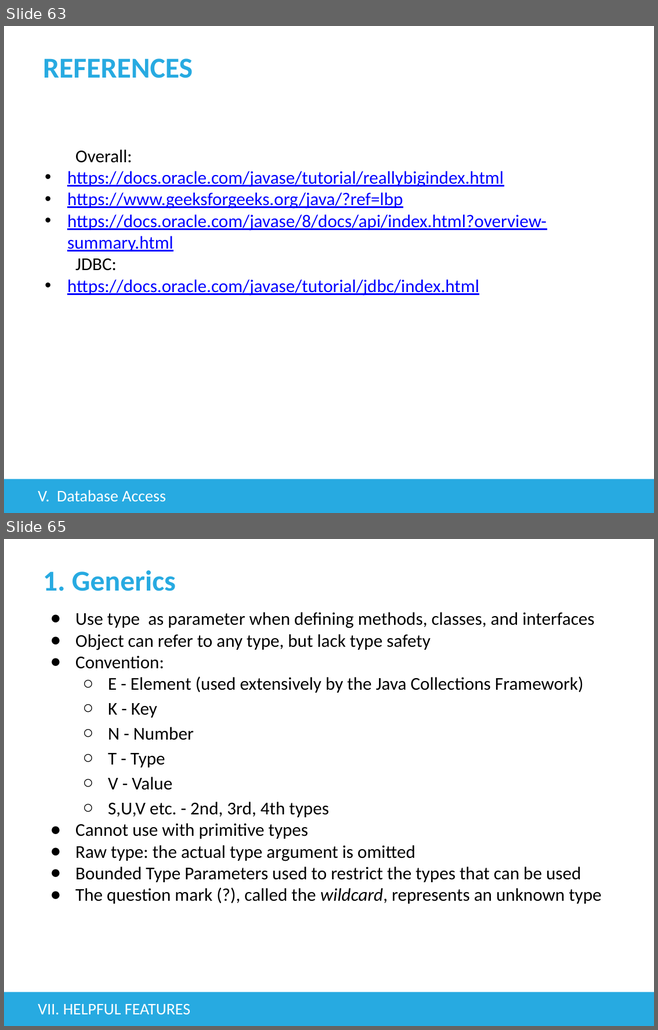
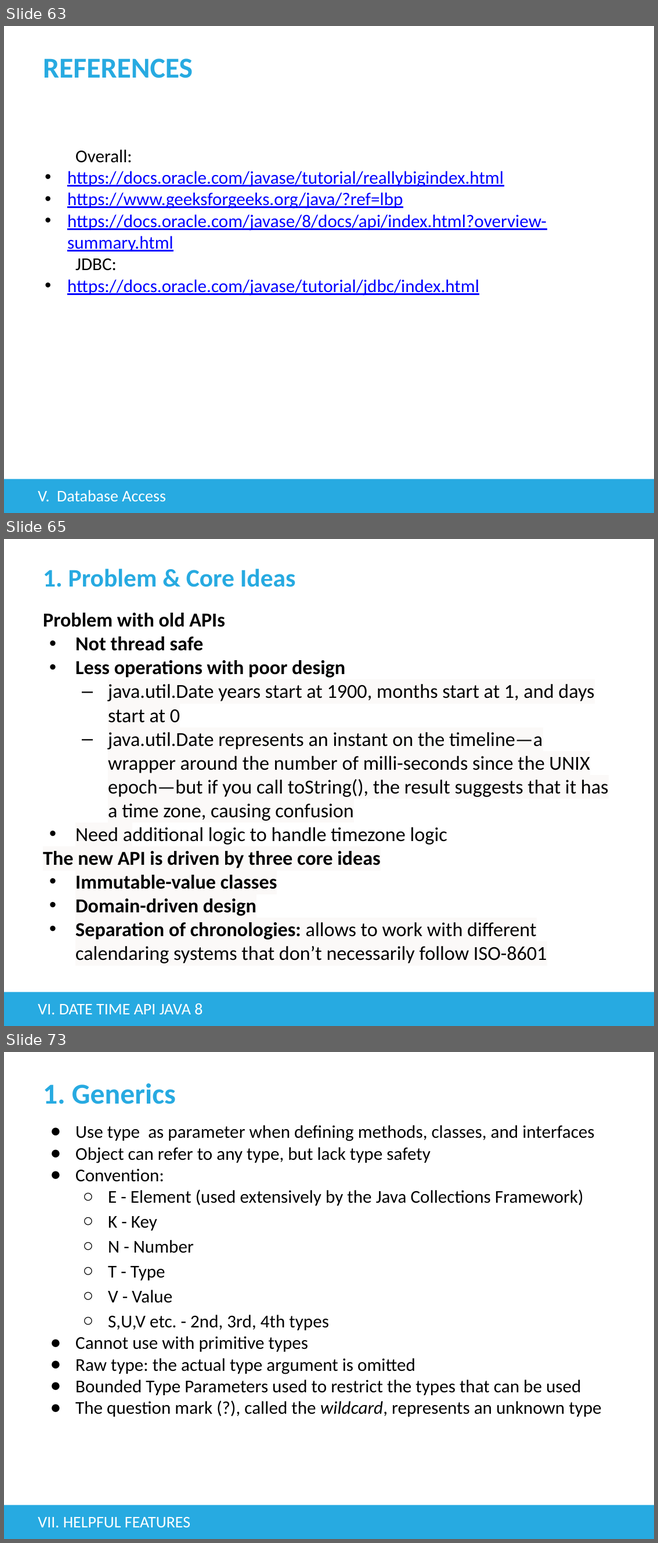
Before and after one commit to tienphat14/java-exercise, a slide deck: src/main/resources/Basic Java.pptx. Shown one above the other, each under a label of ours: slides 63 and 65 before the commit, slides 63, 65 and 73 after it; the slides between them are not shown. The pictures are 658x1030 and 658x1543 pixels, drawn with LibreOffice and Linux fonts; fonts in the diff are those of the drawing; background and template pictures are left out. Boxes give left, top, right and bottom in pixels: in the first picture for what was removed or moved away, otherwise in the second. Text is boxed around its words. In the diff, an @@ line names an element or a change of style, - is before the commit and + after.

```diff
--- a/src/main/resources/Basic Java.pptx
+++ b/src/main/resources/Basic Java.pptx
@@ slide 65 added at [4,539,654,1026], background #FFFFFF; not listed: 1 template element that a slide beside it also shows @@
@@ title added at [43,569,296,587], 28 pt, text #27AAE1, bold @@
+1. Problem & Core Ideas
@@ text added at [43,613,608,964], 22 pt, text #000000 @@
+Problem with old APIs
+• Not thread safe
+• Less operations with poor design
+  – java.util.Date years start at 1900, months start at 1, and days start at 0
+  – java.util.Date represents an instant on the timeline—a wrapper around the number of milli-seconds since the UNIX epoch—but if you call toString(), the result suggests that it has a time zone, causing confusion
+• Need additional logic to handle timezone logic
+The new API is driven by three core ideas
+• Immutable-value classes
+• Domain-driven design
+• Separation of chronologies: allows to work with different calendaring systems that don’t necessarily follow ISO-8601
@@ text added at [38,1004,202,1015], 18 pt, text #FFFFFF @@
+VI. DATE TIME API JAVA 8
@@ what was slide 65 is now slide 73 @@
```
Also in this commit, not shown: 3 slides changed, 9 other slides added, 4 other files.
